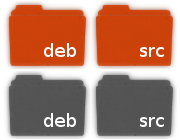
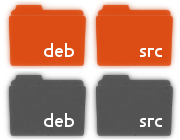
Revision of a layered 180px x 140px image; what changed, layer by layer:
painted on "src" over [140, 47, 164, 57]
painted on "deb" over [44, 43, 76, 57]
painted on "src #1" over [140, 117, 164, 127]
painted on "deb #1" over [44, 113, 76, 127]
painted on "o2" over [4, 1, 177, 69]
